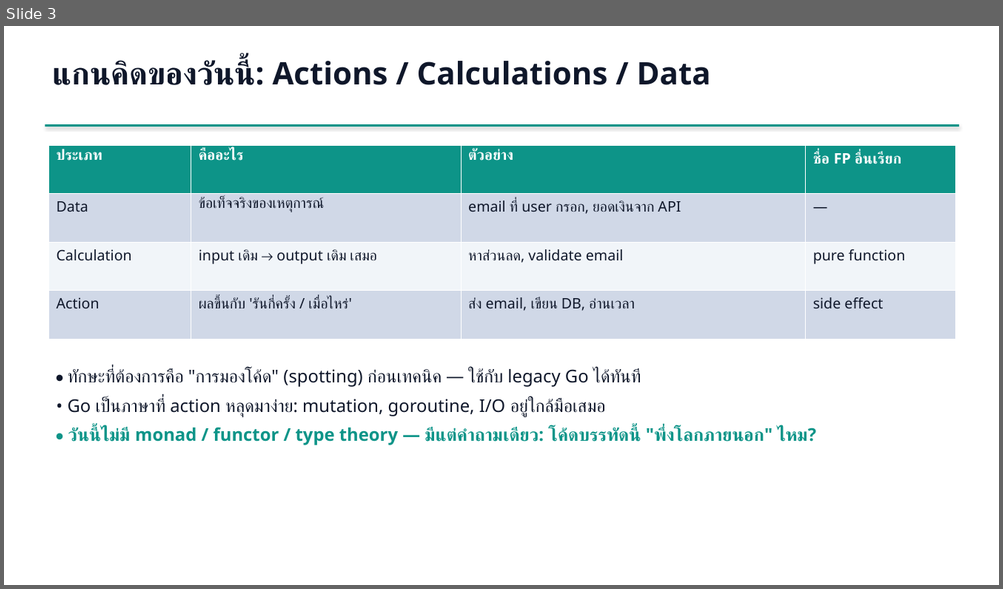
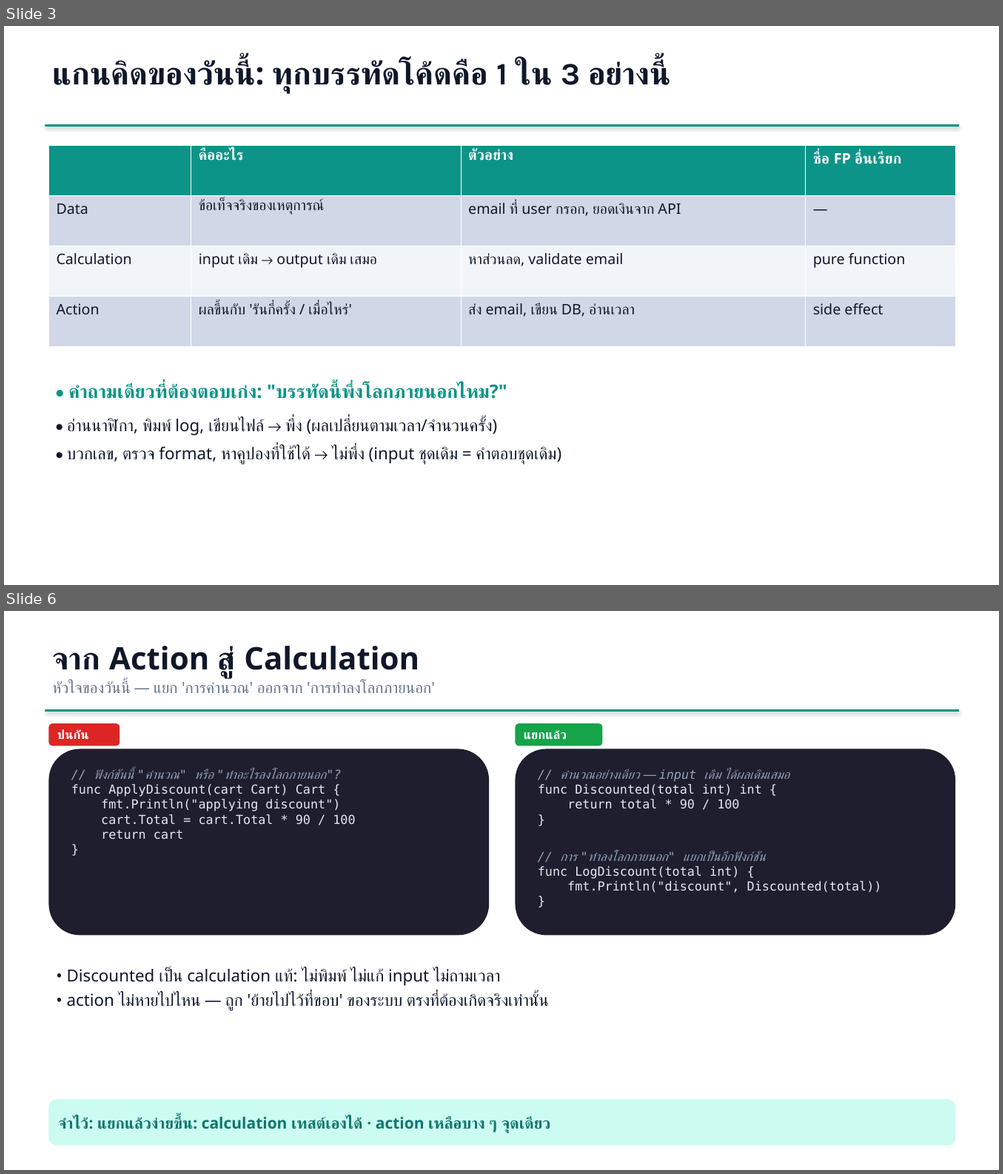
Before and after one commit to iporsut/go-fp, a slide deck: slides/fp-in-go-workshop.pptx. Shown one above the other, each under a label of ours: slide 3 before the commit, slides 3 and 6 after it; the slides between them are not shown. The pictures are 1003x589 and 1003x1174 pixels, drawn with LibreOffice and Linux fonts; fonts in the diff are those of the drawing. Boxes give left, top, right and bottom in pixels: in the first picture for what was removed or moved away, otherwise in the second. Text is boxed around its words. In the diff, an @@ line names an element or a change of style, - is before the commit and + after.

```diff
--- a/slides/fp-in-go-workshop.pptx
+++ b/slides/fp-in-go-workshop.pptx
@@ slide 6 added at box(4, 611, 999, 1170), background #FFFFFF @@
@@ text added at box(52, 646, 435, 693), 15 pt, text #64748B @@
+จาก Action สู่ Calculation
+หัวใจของวันนี้ — แยก 'การคำนวณ' ออกจาก 'การทำลงโลกภายนอก'
@@ rectangle added at box(45, 709, 959, 712), fill #0D9488 @@
@@ rounded rectangle added at box(48, 723, 119, 746), fill #DC2626, 12 pt, text #FFFFFF, bold @@
+ปนกัน
@@ rounded rectangle added at box(515, 723, 603, 746), fill #16A34A, 12 pt, text #FFFFFF, bold @@
+แยกแล้ว
@@ rounded rectangle added at box(48, 749, 489, 936), fill #1E1E2E, 12 pt, text #E2E8F0 @@
+// ฟังก์ชันนี้ "คำนวณ" หรือ "ทำอะไรลงโลกภายนอก"?
+func ApplyDiscount(cart Cart) Cart {
+fmt.Println("applying discount")
+cart.Total = cart.Total * 90 / 100
+return cart
+}
@@ rounded rectangle added at box(515, 749, 956, 936), fill #1E1E2E, 12 pt, text #E2E8F0 @@
+// คำนวณอย่างเดียว — input เดิม ได้ผลเดิมเสมอ
+func Discounted(total int) int {
+return total * 90 / 100
+}
+// การ "ทำลงโลกภายนอก" แยกเป็นอีกฟังก์ชัน
+func LogDiscount(total int) {
+fmt.Println("discount", Discounted(total))
+}
@@ text added at box(67, 968, 549, 1011), 16 pt, text #0F172A @@
+• Discounted เป็น calculation แท้: ไม่พิมพ์ ไม่แก้ input ไม่ถามเวลา
+• action ไม่หายไปไหน — ถูก 'ย้ายไปไว้ที่ขอบ' ของระบบ ตรงที่ต้องเกิดจริงเท่านั้น
@@ rounded rectangle added at box(48, 1099, 956, 1146), fill #CCFBF1, 15 pt, text #0F766E, bold @@
+จำไว้: แยกแล้วง่ายขึ้น: calculation เทสต์เองได้ · action เหลือบาง ๆ จุดเดียว
@@ slide 3 changed as well @@
@@ text at box(52, 60, 664, 93): text changed @@
-แกนคิดของวันนี้: Actions / Calculations / Data
+แกนคิดของวันนี้: ทุกบรรทัดโค้ดคือ 1 ใน 3 อย่างนี้
@@ table at box(48, 145, 956, 347) @@
-row 1, column 1: ประเภท
+row 1, column 1: 
@@ text at box(67, 384, 561, 465): text changed; size 17 to 16 pt @@
-• ทักษะที่ต้องการคือ "การมองโค้ด" (spotting) ก่อนเทคนิค — ใช้กับ legacy Go ได้ทันที
-• Go เป็นภาษาที่ action หลุดมาง่าย: mutation, goroutine, I/O อยู่ใกล้มือเสมอ
-• วันนี้ไม่มี monad / functor / type theory — มีแต่คำถามเดียว: โค้ดบรรทัดนี้ "พึ่งโลกภายนอก" ไหม?
+• คำถามเดียวที่ต้องตอบเก่ง: "บรรทัดนี้พึ่งโลกภายนอกไหม?"
+• อ่านนาฬิกา, พิมพ์ log, เขียนไฟล์ → พึ่ง (ผลเปลี่ยนตามเวลา/จำนวนครั้ง)
+• บวกเลข, ตรวจ format, หาคูปองที่ใช้ได้ → ไม่พึ่ง (input ชุดเดิม = คำตอบชุดเดิม)
```
Also in this commit, not shown: 8 other slides changed, 7 other slides added, 5 slides removed, 19 other files.
